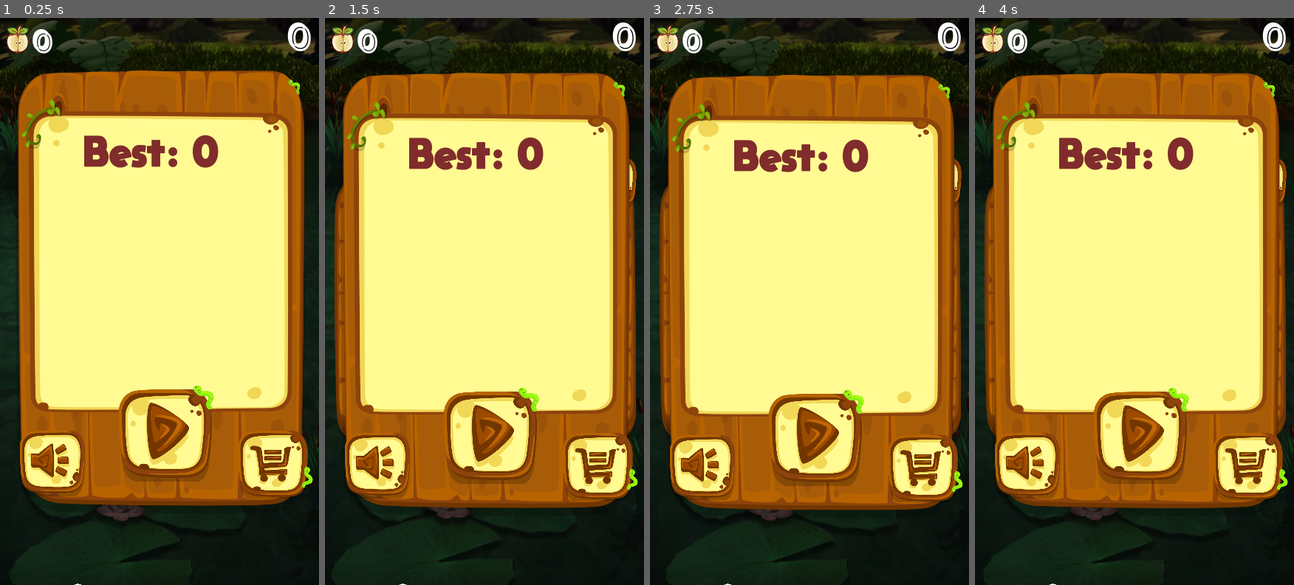
Above: before the commit, frames 1-4 (left to right).
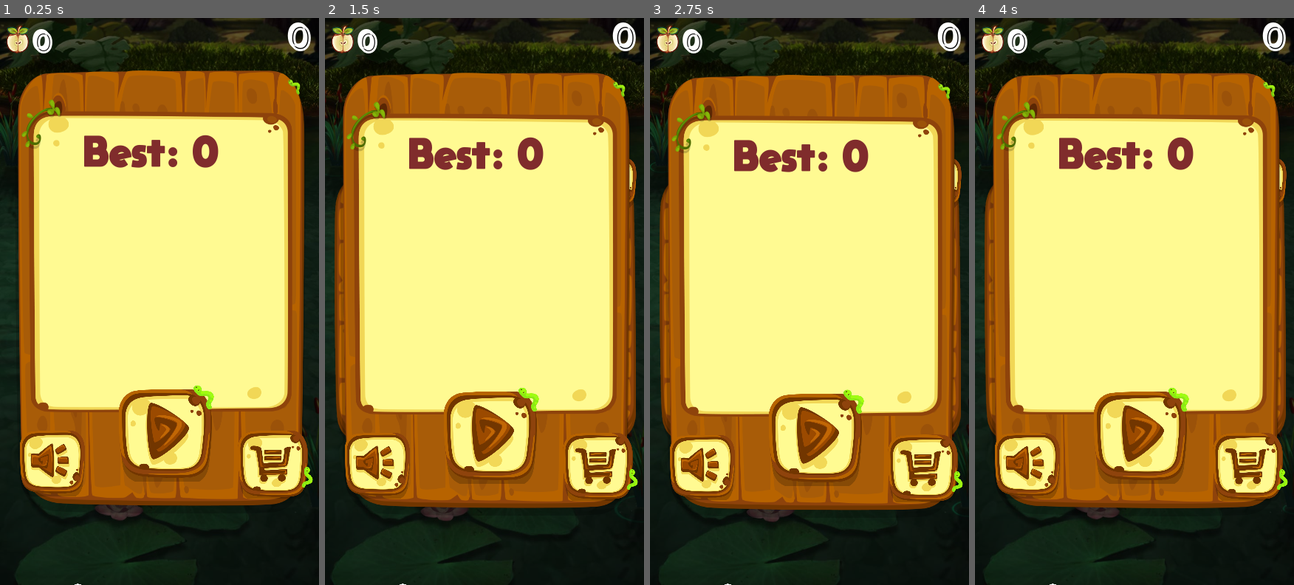
Above: after the commit, the same moments.

Repository: BotibaGameDev/Duck
Game: Godot game, scene res://stages/gameStage.tscn
Two runs of this game, one before a commit and one after it. Both use one fixed random seed, a clock stepped at 60 frames per second and the inputs below.
Inputs (mouse positions are in pixels of both pictures, inside the frame that each line leads up to):
- Up to frame 1 (0.25 s): no input
- Up to frame 2 (1.5 s): click (599, 471) at 0.5 s; click "spells" at 1.25 s
- Up to frame 3 (2.75 s): click (748, 437) at 2 s
- Up to frame 4 (4 s): click (1131, 380) at 2.75 s, where only the run after the commit has a clickable "Buy"; click (1223, 380) at 3.5 s, where only the run after the commit has a clickable "Buy"

The runs differ from the first frame. In frame 1, 0.3% of the frame differs, in the area x 0-100%, y 0-100%; in frame 2, 0.4%, in the area x 0-100%, y 0-97%; in frame 3, 0.2%; in frame 4, 0.4%.
Error after the commit: Parse Error: Can't preload resource at path: res://scenes/buySpell.tscn (res://scripts/Store.gd:2)

Commit message:
fixed some bugs

Diff:
--- a/scenes/Levels/Level12/Duck12.tscn
+++ b/scenes/Levels/Level12/Duck12.tscn
@@ -101,7 +101,7 @@
 position = Vector2( 0, -0.122087 )
 scale = Vector2( 0.0956138, 0.0956138 )
 frames = SubResource( 2 )
-frame = 16
+frame = 15
 playing = true
 
 [node name="duck" type="Area2D" parent="."]
--- a/scenes/Menu.tscn
+++ b/scenes/Menu.tscn
@@ -355,7 +355,6 @@
 [node name="Timer" type="Timer" parent="."]
 wait_time = 0.6
 one_shot = true
-
 [connection signal="pressed" from="Start" to="." method="_on_Start_pressed"]
 [connection signal="pressed" from="store" to="." method="_on_store_pressed"]
 [connection signal="button_down" from="toggleMute" to="toggleMute" method="_on_toggleMute_button_down"]
--- a/scenes/Store.gd
+++ /dev/null
@@ -1,37 +0,0 @@
-extends Node2D
-onready var scn_buySpell = preload("res://scenes/buySpell.tscn")
-onready var scn_buyknives = preload("res://scenes/buyKnives.tscn")
-var storePage= "spells"
-
-func _ready():
-	get_child(0).play("come")
-	pass
-
-func _process(delta):
-	pass
-
-func _on_exit_pressed():
-	get_child(0).play("goAway")
-	get_node("/root/Main/Menu").get_child(0).play("come")
-	$"/root/Main/Menu/Timer".start()
-	pass # Replace with function body.
-
-
-func _on_knives_pressed():
-	get_child(0).play("knivesPressed")
-	if storePage == "spells":
-		get_node("buySpell").queue_free()
-		add_child(scn_buyknives.instance())
-		pass
-	storePage="knives"
-	pass # Replace with function body.
-
-
-func _on_spells_pressed():
-	get_child(0).play("spellsPressed")
-	if storePage == "knives":
-		get_node("buyKnives").queue_free()
-		add_child(scn_buySpell.instance())
-		pass
-	storePage="spells"
-	pass # Replace with function body.
--- a/scenes/Store.tscn
+++ b/scenes/Store.tscn
@@ -1,6 +1,6 @@
 [gd_scene load_steps=12 format=2]
 
-[ext_resource path="res://scenes/Store.gd" type="Script" id=1]
+[ext_resource path="res://scripts/Store.gd" type="Script" id=1]
 [ext_resource path="res://sprites/Wood.png" type="Texture" id=2]
 [ext_resource path="res://sprites/Exit.png" type="Texture" id=3]
 [ext_resource path="res://sprites/greenbtn.png" type="Texture" id=4]
@@ -126,7 +126,6 @@
 position = Vector2( 72.9156, 69.5917 )
 scale = Vector2( 0.15, 0.15 )
 texture = ExtResource( 7 )
-
 [connection signal="pressed" from="exit" to="." method="_on_exit_pressed"]
 [connection signal="pressed" from="spells" to="." method="_on_spells_pressed"]
 [connection signal="pressed" from="knives" to="." method="_on_knives_pressed"]
--- a/scripts/Level12/Duck12.gd
+++ b/scripts/Level12/Duck12.gd
@@ -70,7 +70,6 @@
 		changeSpriteDirection()
 
 func _on_Timer_timeout():
-	print("time out")
 	randomize()
 	randops = rand_range(1,100)
 	if randops > 50:
--- a/scripts/Menu.gd
+++ b/scripts/Menu.gd
@@ -1,5 +1,6 @@
 extends Node2D
 onready var scn_store = preload("res://scenes/Store.tscn")
+var storeOpen=false
 var done = false
 func _ready():
 	get_child(0).play("come")
@@ -16,18 +17,17 @@
 
 
 func _on_Start_pressed():
-	$"/root/Main".Level = 1
-	$"/root/Main".score = 0
-	get_child(0).play("go")
-	get_node("/root/Main/Buttons/imuneDuck").get_child(0).play("come")
-	get_node("/root/Main/Buttons/addLazer").get_child(0).play("come")
-	get_node("/root/Main/Buttons/slowDucks").get_child(0).play("come")
-	get_node("/root/Main/background/Swamp/Fading").play("Unfade")
-	$"/root/Main/Menu/Start".gameOn= false
+	if storeOpen == false :
+		$"/root/Main".Level = 1
+		$"/root/Main".score = 0
+		get_child(0).play("go")
+		get_node("/root/Main/background/Swamp/Fading").play("Unfade")
+		$"/root/Main/Menu/Start".gameOn= false
 	pass
 
 
 func _on_store_pressed():
+	storeOpen=true
 	get_child(0).play("moveOut")
 	$"/root/Main".add_child(scn_store.instance())
 	pass
--- a/scripts/Store.gd
+++ b/scripts/Store.gd
@@ -1,53 +1,38 @@
 extends Node2D
-onready var money = game.save["money"]
-var slowPrice = 15
-var lazerPrice = 10
-var imunePrice = 20
+onready var scn_buySpell = preload("res://scenes/buySpell.tscn")
+onready var scn_buyknives = preload("res://scenes/buyKnives.tscn")
+var storePage= "spells"
 
 func _ready():
-	$"buySlow/Label".set_text(str(get_node("/root/Main/Buttons/slowDucks").quantity))
-	$"buyLazer/Label".set_text(str(get_node("/root/Main/Buttons/addLazer").quantity))
-	$"buyImune/Label".set_text(str(get_node("/root/Main/Buttons/imuneDuck").quantity))
+	get_child(0).play("come")
 	pass
 
-func _on_buySlow_pressed():
-	if money > slowPrice:
-		money -= slowPrice
-		get_node("/root/Main").money = money
-		game.set_save(money, "money")
-		get_node("/root/Main/ui_container/money").set_text(str(money))
-		get_node("/root/Main/Buttons/slowDucks").quantity+=1
-		game.set_save(get_node("/root/Main/Buttons/slowDucks").quantity, "slowBonus")
-		$"buySlow/Label".set_text(str(get_node("/root/Main/Buttons/slowDucks").quantity))
+func _process(delta):
 	pass
 
-
-func _on_buyLazer_pressed():
-	if money > lazerPrice:
-		money -= lazerPrice
-		get_node("/root/Main").money = money
-		game.set_save(money, "money")
-		get_node("/root/Main/ui_container/money").set_text(str(money))
-		get_node("/root/Main/Buttons/addLazer").quantity+=1
-		game.set_save(get_node("/root/Main/Buttons/addLazer").quantity, "lazerBonus")
-		$"buyLazer/Label".set_text(str(get_node("/root/Main/Buttons/addLazer").quantity))
-	pass
+func _on_exit_pressed():
+	get_node("/root/Main/Menu").storeOpen = false
+	get_child(0).play("goAway")
+	get_node("/root/Main/Menu").get_child(0).play("come")
+	$"/root/Main/Menu/Timer".start()
+	pass # Replace with function body.
 
 
-func _on_buyImune_pressed():
-	if money > imunePrice:
-		money -= imunePrice
-		get_node("/root/Main").money = money
-		game.set_save(money, "money")
-		get_node("/root/Main/ui_container/money").set_text(str(money))
-		get_node("/root/Main/Buttons/imuneDuck").quantity+=1
-		game.set_save(get_node("/root/Main/Buttons/imuneDuck").quantity, "imuneBonus")
-		$"buyImune/Label".set_text(str(get_node("/root/Main/Buttons/imuneDuck").quantity))
-	pass
+func _on_knives_pressed():
+	get_child(0).play("knivesPressed")
+	if storePage == "spells":
+		get_node("buySpell").queue_free()
+		add_child(scn_buyknives.instance())
+		pass
+	storePage="knives"
+	pass # Replace with function body.
 
 
-func _on_exit_pressed():
-	get_child(0).play("goAway")
-	get_node("/root/Main/Buttons/Start").get_child(0).play("come")
-	get_node("/root/Main/Buttons/store").get_child(0).play("come")
-	pass
+func _on_spells_pressed():
+	get_child(0).play("spellsPressed")
+	if storePage == "knives":
+		get_node("buyKnives").queue_free()
+		add_child(scn_buySpell.instance())
+		pass
+	storePage="spells"
+	pass # Replace with function body.
--- a/scripts/fruitCollision.gd
+++ b/scripts/fruitCollision.gd
@@ -13,6 +13,7 @@
 		proc = randi()%3+1
 		print(proc)
 		if proc == 1 and get_node("/root/Main").bonusOn == false :
+			get_node("/root/Main").pause_shooting()
 			get_node("/root/Main").imuneBonus = true
 			get_node("/root/Main").bonusOn = true
 			get_node("/root/Main").add_child(imuneActivated_scn.instance())
@@ -21,6 +22,7 @@
 			for i in range(get_node("/root/Main").ducksInField) :
 				get_node("/root/Main/background").get_child(1).get_child(1).get_child(i).imuneOn = false
 		if proc == 2 and get_node("/root/Main").bonusOn == false :
+			get_node("/root/Main").pause_shooting()
 			get_node("/root/Main").bullets = 4
 			get_node("/root/Main").gunOn = true
 			get_node("/root/Main").bonusOn = true
@@ -28,6 +30,7 @@
 			get_node("/root/Main").add_child(gunActivated_scn.instance())
 			get_node("/root/Main/gun activated/GUN/animation").play("gun activated")
 		if proc == 3 and get_node("/root/Main").bonusOn == false and get_node("/root/Main").slowBonus == false:
+			get_node("/root/Main").pause_shooting()
 			get_node("/root/Main").bonusOn = true
 			get_node("/root/Main").slowBonus = true
 			get_node("/root/Main/Buttons/slowDucks").activate()
@@ -43,4 +46,4 @@
 		get_node("/root/Main").money = game.save["money"]
 		get_node("/root/Main/ui_container/money").set_text( str(get_node("/root/Main").money))
 		get_parent().queue_free()
-	pass # Replace with function body.
+	pass
--- a/scripts/gameStage.gd
+++ b/scripts/gameStage.gd
@@ -12,6 +12,7 @@
 var soundOn = true
 var storeOpen = false
 # Bonus variables-----------------------------------------------------
+var canshoot = true
 var bonusOn = false
 var slowBonus = false
 var lazerBonus = false
@@ -131,7 +132,10 @@
 	get_node("Menu/toggleMute/Sprite").set_modulate("00ffffff")
 	print("sound resumed")
 	get_node("sounds/background").play()
-
+func pause_shooting():
+	canshoot=false
+	get_node("pause shooting").start()
+	pass
 # Levels --------------------------------------------------------
 onready var one = preload("res://scenes/Levels/Level12/Level12.tscn")
 onready var two = preload("res://scenes/Levels/Level2/Level2.tscn")
@@ -145,6 +149,10 @@
 onready var ten = preload("res://scenes/Levels/Level10/Level10.tscn")
 
 func _on_betweenLvls_timeout():
-	print("time out")
-	gameOn= true
+	gameOn = true
 	pass
+
+
+func _on_pause_shooting_timeout():
+	canshoot = true
+	pass
--- a/scripts/knife scripts/spawnerKnife.gd
+++ b/scripts/knife scripts/spawnerKnife.gd
@@ -35,10 +35,10 @@
 
 func get_input():
 	var n = container.get_child_count()
-	if Input.is_action_just_pressed('mouseLeft') and get_global_mouse_position().y>=150 and get_global_mouse_position().y <=230:
+	if Input.is_action_just_pressed('mouseLeft') and get_global_mouse_position().y>=150 and get_global_mouse_position().y <=230 and get_node("/root/Main").canshoot==true:
 		spawnKnife()
 		knifeSpawned = true
 	#if n < 1:
-	if Input.is_action_just_released('mouseLeft')and knifeSpawned and get_global_mouse_position().y>=150:
+	if Input.is_action_just_released('mouseLeft')and knifeSpawned and get_global_mouse_position().y>=150 and get_node("/root/Main").canshoot==true:
 		spawnMovingKnife()
 		knifeSpawned=false
--- a/stages/gameStage.tscn
+++ b/stages/gameStage.tscn
@@ -225,13 +225,14 @@
 script = ExtResource( 1 )
 
 [node name="background" type="Node2D" parent="."]
+editor/display_folded = true
 modulate = Color( 0.380392, 0.380392, 0.380392, 1 )
 
 [node name="Swamp" parent="background" instance=ExtResource( 2 )]
 editor/display_folded = true
 scale = Vector2( 0.199901, 0.199901 )
 z_index = -4
-frame = 18
+frame = 111
 
 [node name="Fading" type="AnimationPlayer" parent="background/Swamp"]
 anims/Fade = SubResource( 1 )
@@ -239,6 +240,7 @@
 "anims/fade for bonus" = SubResource( 3 )
 
 [node name="ui_container" type="Node" parent="."]
+editor/display_folded = true
 
 [node name="score" type="Label" parent="ui_container"]
 margin_left = 119.0
@@ -384,8 +386,13 @@
 [node name="betweenLvls" type="Timer" parent="."]
 wait_time = 1.5
 one_shot = true
+
+[node name="pause shooting" type="Timer" parent="."]
+wait_time = 1.5
+one_shot = true
 [connection signal="pressed" from="Buttons/slowDucks" to="Buttons/slowDucks" method="_on_slowDucks_pressed"]
 [connection signal="timeout" from="Buttons/slowDucks/Timer" to="Buttons/slowDucks" method="_on_Timer_timeout"]
 [connection signal="pressed" from="Buttons/addLazer" to="Buttons/addLazer" method="_on_addLazer_pressed"]
 [connection signal="pressed" from="Buttons/imuneDuck" to="Buttons/imuneDuck" method="_on_imuneDuck_pressed"]
 [connection signal="timeout" from="betweenLvls" to="." method="_on_betweenLvls_timeout"]
+[connection signal="timeout" from="pause shooting" to="." method="_on_pause_shooting_timeout"]
